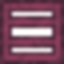
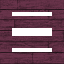
Layered file, before and after one edit (w=64, h=64). Changes by layer:
added layer "Layer #1" above "Layer" over [0, 0, 64, 64]
hid "crimson_trapdoor.png", painted on it over [0, 0, 64, 64]
